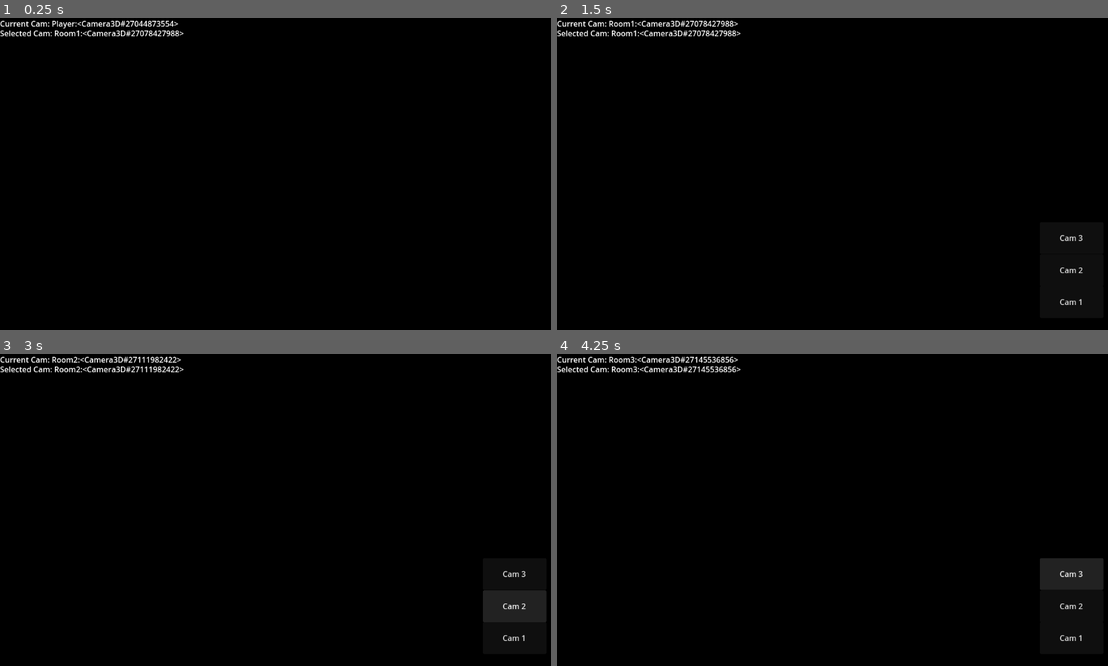
Above: before the commit, frames 1-4 (two rows, left to right).
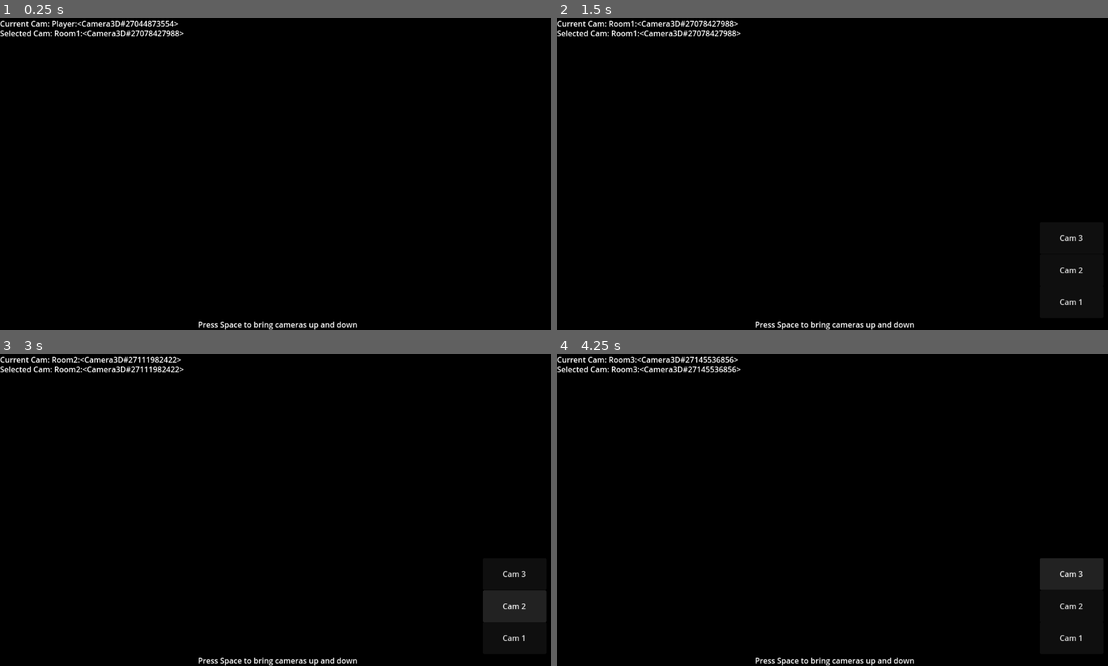
Above: after the commit, the same moments.

Repository: SpookySquid14/camera-system
Game: Godot game, scene res://Scenes/world.tscn
Two runs of this game, one before a commit and one after it. Both use one fixed random seed, a clock stepped at 60 frames per second and the inputs below.
Inputs:
- Up to frame 1 (0.25 s): no input
- Up to frame 2 (1.5 s): tap Space (Activate Cameras) at 0.5, 1.35 s; hold Space (Activate Cameras) 0.53-1.28 s
- Up to frame 3 (3 s): click "Cam 1" at 2 s; click "Cam 2" at 2.75 s
- Up to frame 4 (4.25 s): click "Cam 3" at 3.5 s

The runs differ from the first frame. In frame 1, 0.3% of the frame differs, in the area x 36-65%, y 97-100%; in frame 2, 0.3%; in frame 3, 0.3%; in frame 4, 0.3%.

Commit message:
Added Instructions to Screen

Diff:
--- a/Scenes/world.tscn
+++ b/Scenes/world.tscn
@@ -157,6 +157,19 @@
 offset_bottom = 43.0
 text = "Selected Cam: "
 
+[node name="Label" type="Label" parent="Debug"]
+anchors_preset = 7
+anchor_left = 0.5
+anchor_top = 1.0
+anchor_right = 0.5
+anchor_bottom = 1.0
+offset_left = -20.0
+offset_top = -23.0
+offset_right = 20.0
+grow_horizontal = 2
+grow_vertical = 0
+text = "Press Space to bring cameras up and down"
+
 [connection signal="pressed" from="CanvasLayer/Button" to="." method="_on_button_pressed"]
 [connection signal="pressed" from="CanvasLayer/Button2" to="." method="_on_button_2_pressed"]
 [connection signal="pressed" from="CanvasLayer/Button3" to="." method="_on_button_3_pressed"]
